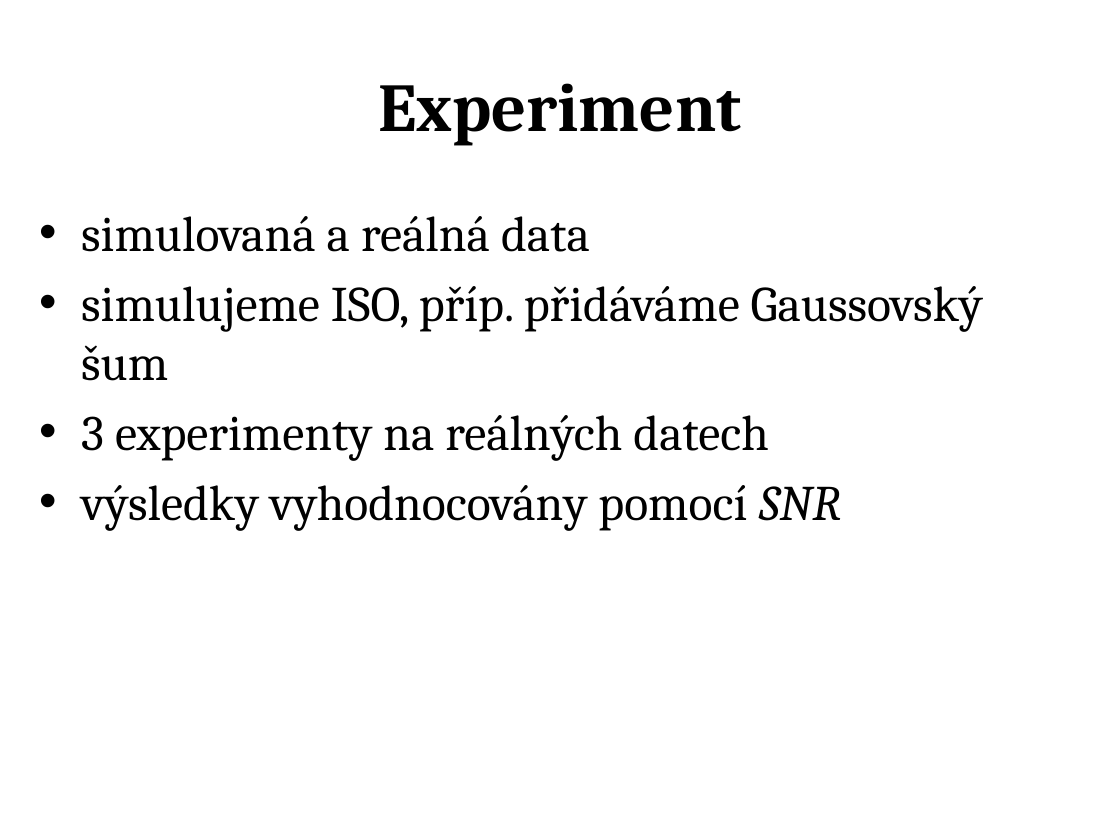
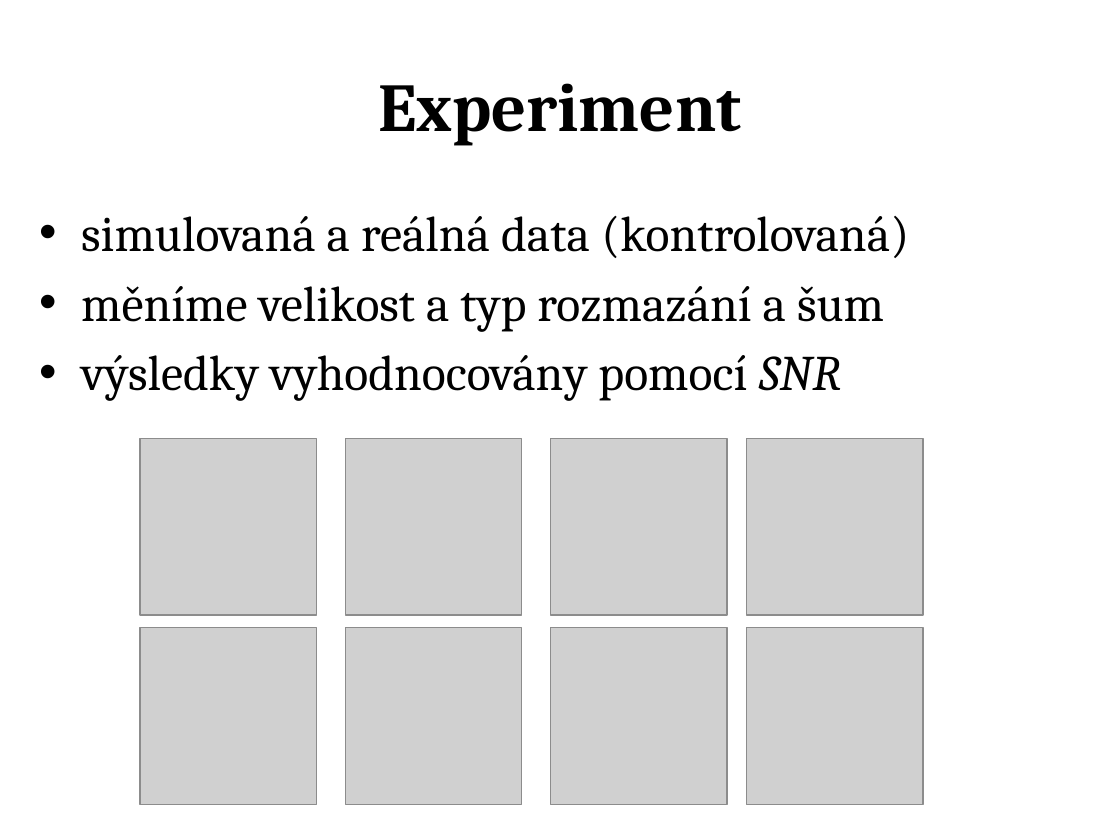
Before and after one commit to jozefsabo/Thesis, a slide deck: slide 8 of Docs/Jozef Sabo - Prezentace obhajoba.pptx (slide 10 before the commit). Drawn at 1120x840 pixels with LibreOffice and Linux fonts; fonts in the diff are those of the drawing; grey boxes stand for pictures. Boxes give left, top, right and bottom in pixels: in the first picture for what was removed or moved away, otherwise in the second. Text is boxed around its words. In the diff, an @@ line names an element or a change of style, - is before the commit and + after.

```diff
--- a/Docs/Jozef Sabo - Prezentace obhajoba.pptx
+++ b/Docs/Jozef Sabo - Prezentace obhajoba.pptx
@@ text at [81,216,909,332]: text changed @@
-• simulovaná a reálná data
-• simulujeme ISO, příp. přidáváme Gaussovský šum
-• 3 experimenty na reálných datech
+• simulovaná a reálná data (kontrolovaná)
+• měníme velikost a typ rozmazání a šum
@@ picture added at [140,439,316,615] @@
@@ picture added at [345,439,521,615] @@
@@ picture added at [551,439,727,615] @@
@@ picture added at [747,439,923,615] @@
@@ picture added at [140,628,316,804] @@
@@ picture added at [345,628,521,804] @@
@@ picture added at [551,628,727,804] @@
@@ picture added at [747,628,923,804] @@
```
Also in this commit, not shown: 11 other slides changed, 4 slides added, 8 slides removed, 6 other files.
